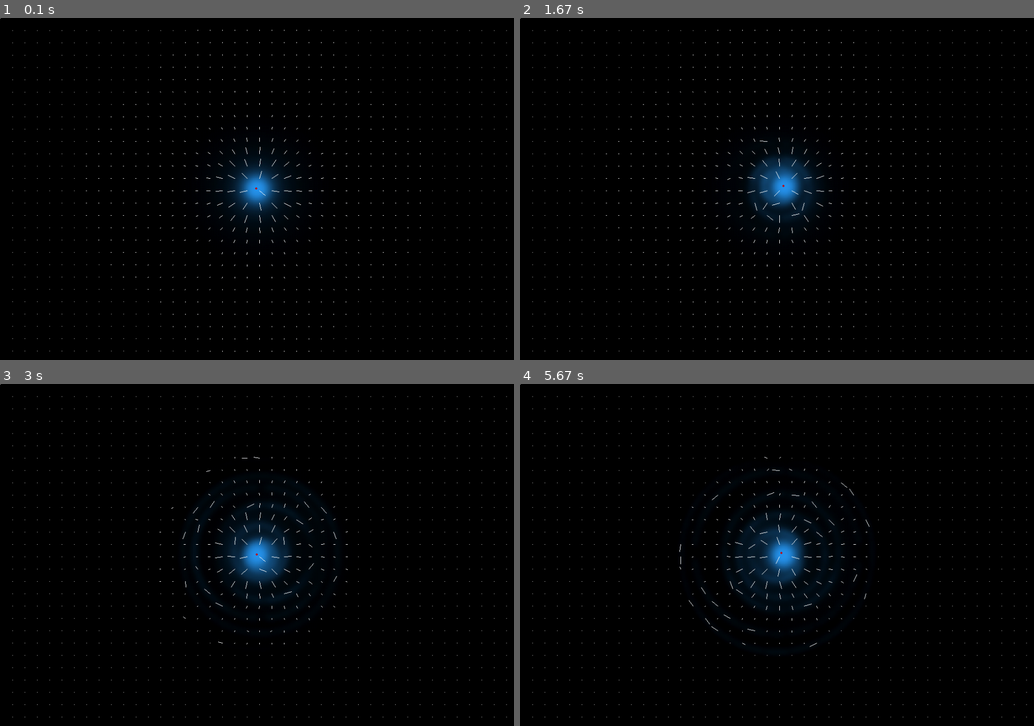
Above: before the commit, frames 1-4 (two rows, left to right).
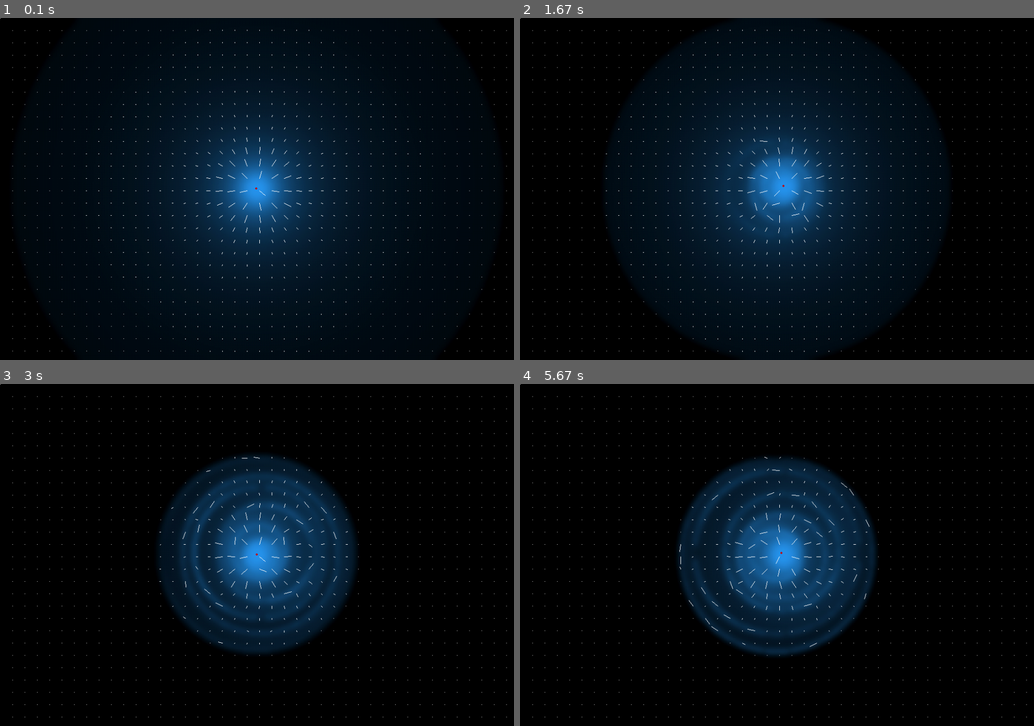
Above: after the commit, the same moments.

Repository: philippus180/Electromagnetic-Simulation
Game: pygame game, started from graphic_pygame.py
The game is run twice, just before and just after one commit, with the same random seed, the same clock (stepped at 60 frames per second) and the same inputs.
Inputs (mouse positions are in pixels of both pictures, inside the frame that each line leads up to):
- Up to frame 1 (0.1 s): no input
- Up to frame 2 (1.67 s): hold Right 0.33-0.8 s; move the mouse to (756, 202) at 0.37 s; hold Up 0.83-1.13 s; hold Right 1.17-1.63 s
- Up to frame 3 (3 s): hold Left 1.67-2.2 s; hold Down 2.23-2.53 s; hold Left 2.57-2.97 s
- Up to frame 4 (5.67 s): hold Up 3-3.37 s; hold Right 3.4-4.03 s; hold Down 4.07-4.43 s; hold Left 4.47-4.93 s; hold Right 4.97-5.43 s; hold Up from 5.47 s (still down)

The runs differ from the first frame. In frame 1, 37% of the frame differs, in the area x 21-79%, y 7-93%; in frame 2, 37%; in frame 3, 17%; in frame 4, 17%.

Commit message:
add čerenkov radiation, improved color intensity function

Diff:
--- a/graphic_pygame.py
+++ b/graphic_pygame.py
@@ -122,6 +122,9 @@
             elif event.key == pygame.K_9:
                 charge_speed =  0.9
 
+            elif event.key == pygame.K_TAB:
+                charge_speed = 1.2
+
 
             elif event.key == pygame.K_f:
                 frequency += 0.5
@@ -203,7 +206,7 @@
     start_time = time.time()
     # Space.set_test_e_field(mouse_charge.charge, mouse_charge.position)
     Space.calculate_e_field_numpy(mouse_charge)
-    electric_field_colors = Space.E_field_in_color_numpy(saturation_point=0.5, scale_factor=scale_factor)
+    electric_field_colors = Space.E_field_in_color_numpy(saturation_point=0.2, scale_factor=scale_factor)
 
     pygame.surfarray.blit_array(electric_field_surface, electric_field_colors)
 
--- a/maxwell_calculation.py
+++ b/maxwell_calculation.py
@@ -245,7 +245,7 @@
 
     # @time_it
     def E_field_in_color_numpy(self, saturation_point=1, scale_factor=1):
-        E_field_color = np.tanh(self.E_norm / saturation_point, dtype=np.float32)
+        E_field_color = np.tanh(np.sqrt(self.E_norm / saturation_point), dtype=np.float32)
 
         E_field_color = scipy.ndimage.gaussian_filter(E_field_color, 2)[:,:,np.newaxis]
 
